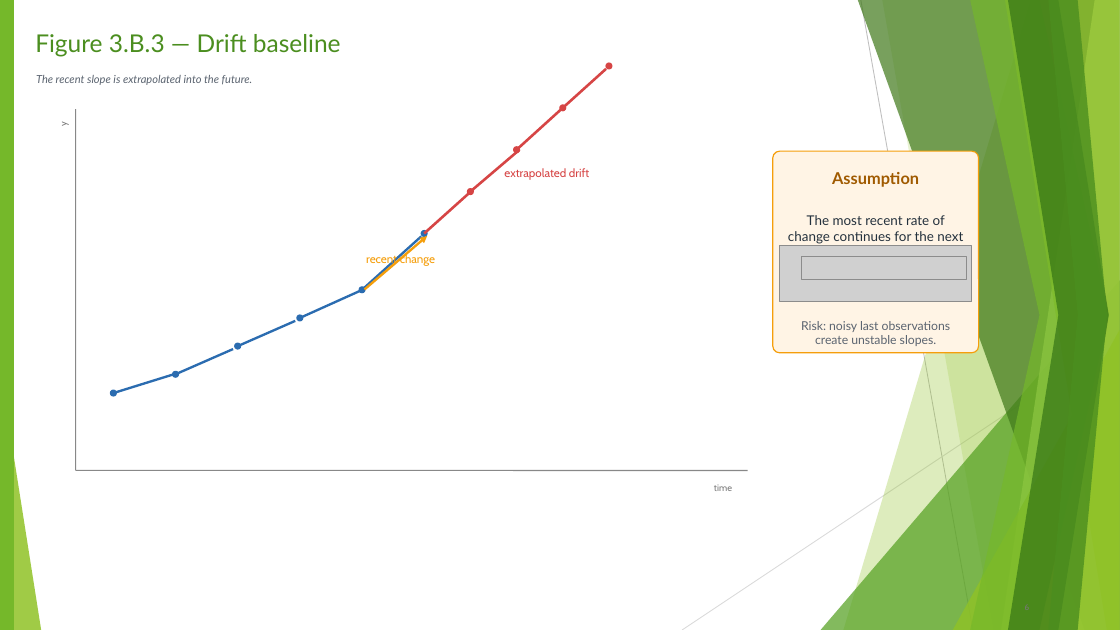
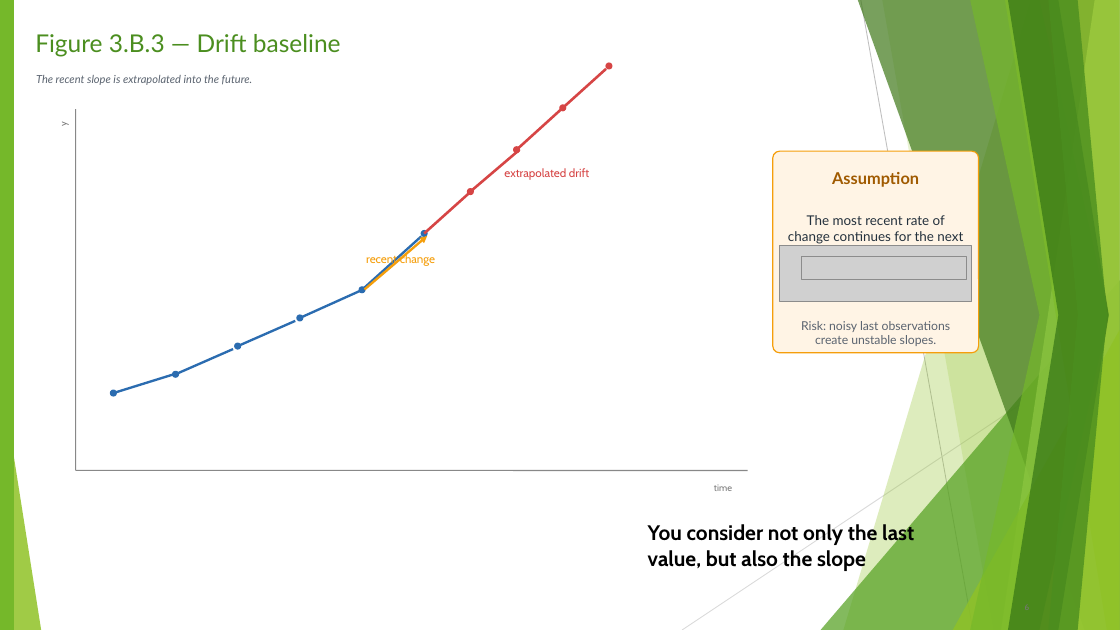
Before and after one commit to FranzGH/timeseries, a slide deck: slide 17 of Slides/03 Traditional Baselines and Feature-Based Machine Learning.pptx (slide 20 before the commit). Drawn at 1120x630 pixels with LibreOffice and Linux fonts; fonts in the diff are those of the drawing; grey boxes stand for pictures. Boxes give left, top, right and bottom in pixels: in the first picture for what was removed or moved away, otherwise in the second. Text is boxed around its words. In the diff, an @@ line names an element or a change of style, - is before the commit and + after.

```diff
--- a/Slides/03 Traditional Baselines and Feature-Based Machine Learning.pptx
+++ b/Slides/03 Traditional Baselines and Feature-Based Machine Learning.pptx
@@ text added at (648, 523, 914, 572), 18 pt, text #000000, bold @@
+You consider not only the last value, but also the slope
```
Also in this commit, not shown: 16 other slides changed, 7 other files.
